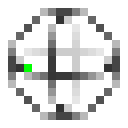
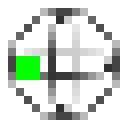
Layer changes from the first 128x128 image to the second:
painted on "x_gate.png" over box(16, 56, 40, 80)
